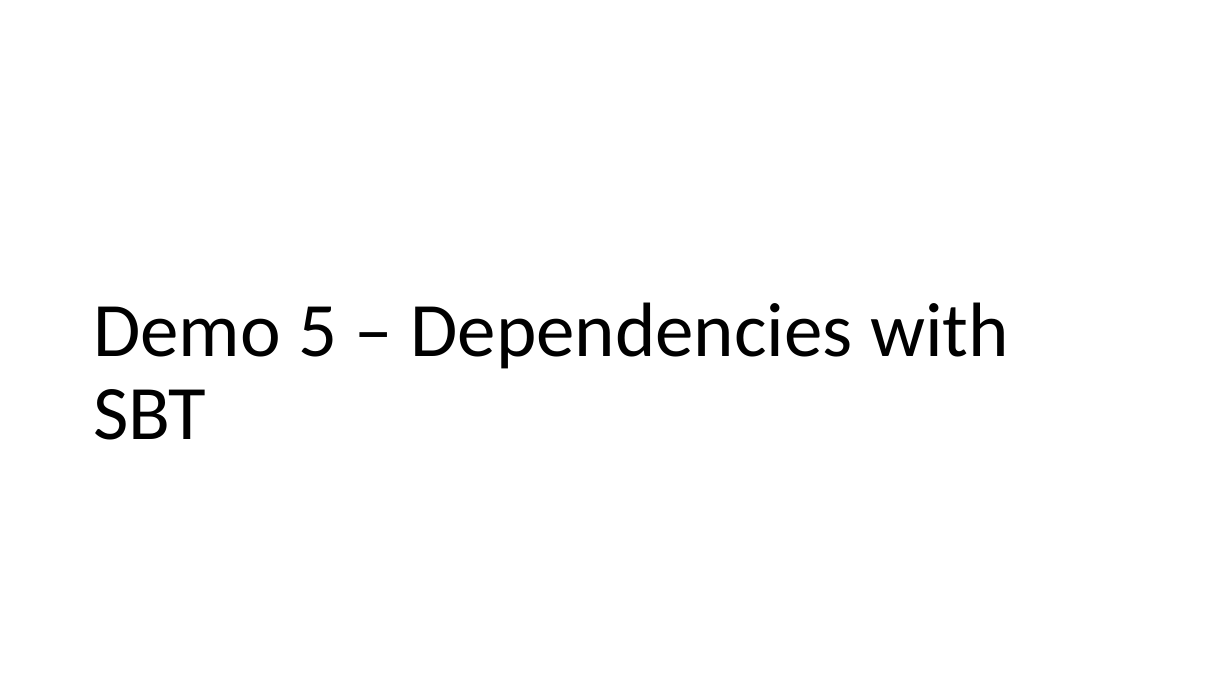
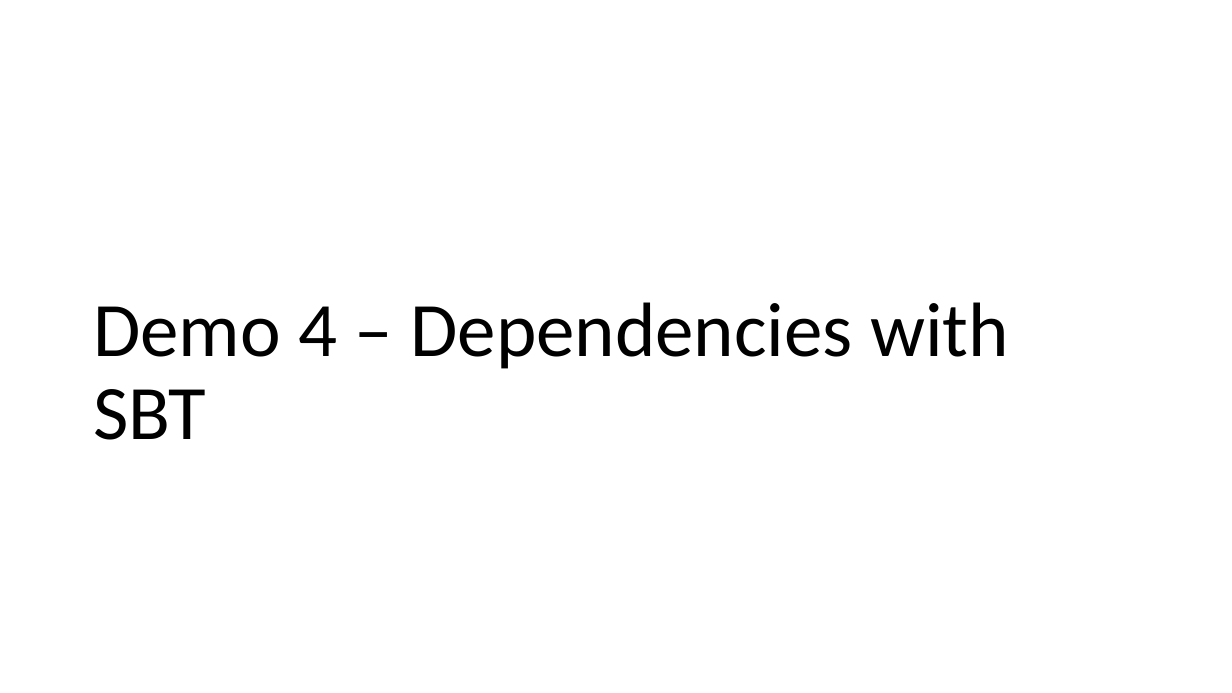
Before and after one commit to alexandrejbr/Scala.FirstSteps.Demos, a slide deck: slide 9 of Scala First Steps.pptx (slide 10 before the commit). Drawn at 1232x693 pixels with LibreOffice and Linux fonts; fonts in the diff are those of the drawing. Boxes give left, top, right and bottom in pixels: in the first picture for what was removed or moved away, otherwise in the second. Text is boxed around its words. In the diff, an @@ line names an element or a change of style, - is before the commit and + after.

```diff
--- a/Scala First Steps.pptx
+++ b/Scala First Steps.pptx
@@ title at <box>93,302,1009,440</box>: text changed @@
-Demo 5 – Dependencies with SBT
+Demo 4 – Dependencies with SBT
```
Also in this commit, not shown: 4 other slides changed, 1 slide added.
